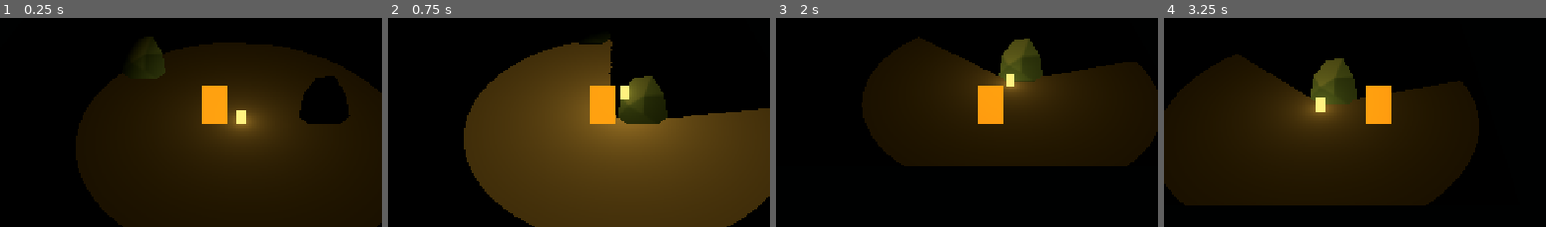
Above: before the commit, frames 1-4 (left to right).
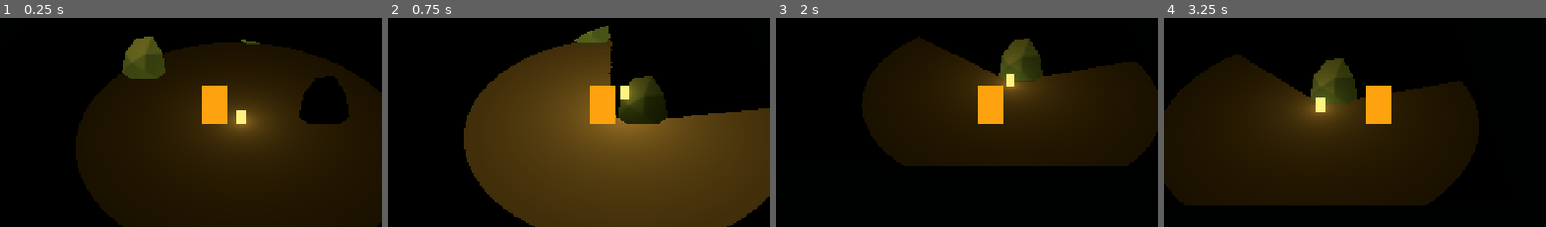
Above: after the commit, the same moments.

Repository: martindzejky/ld60
Game: Godot game, scene res://scenes/main.tscn
Two runs of this game, one before a commit and one after it. Both use one fixed random seed, a clock stepped at 60 frames per second and the inputs below.
Inputs:
- Up to frame 1 (0.25 s): no input
- Up to frame 2 (0.75 s): tap Enter at 0.5 s; hold D (move_right) from 0.53 s (still down); hold Shift (dash) from 0.53 s (still down)
- Up to frame 3 (2 s): tap Space at 1.25 s; release D (move_right) at 1.28 s; release Shift (dash) at 1.28 s; hold S (move_down) from 1.28 s (still down); tap E (interact) at 1.35 s
- Up to frame 4 (3.25 s): release S (move_down) at 2.03 s; hold D (move_right) 2.03-2.78 s; hold Shift (dash) 2.03-2.78 s; hold W (move_up) from 2.78 s (still down); tap E (interact) at 2.85 s
The pictures show only the part of the screen within x 22-72%, y 25-74%; the shares and areas given below are measured in that part.

The runs differ from the first frame. In frame 1, 1.6% of the frame differs, in the area x 31-69%, y 8-30%; in frame 2, 0.5%; in frame 3, less than 0.1%; in frame 4, less than 0.1%.

Commit message:
Hard edged sprite lighting

Diff:
--- a/objects/player.tscn
+++ b/objects/player.tscn
@@ -2,6 +2,7 @@
 
 [ext_resource type="Script" uid="uid://cwsar4g8vkhkt" path="res://scripts/player.gd" id="1"]
 [ext_resource type="Script" path="res://scripts/camera_facing.gd" id="2"]
+[ext_resource type="Shader" path="res://shaders/sprite_lighting.gdshader" id="3"]
 
 [sub_resource type="CapsuleShape3D" id="shape"]
 radius = 0.3
@@ -14,16 +15,10 @@
 gradient = SubResource("color")
 height = 96
 
-[sub_resource type="StandardMaterial3D" id="material"]
-transparency = 2
-cull_mode = 2
-vertex_color_use_as_albedo = true
-albedo_texture = SubResource("texture")
-diffuse_mode = 1
-specular_mode = 2
-disable_receive_shadows = true
-backlight_enabled = true
-backlight = Color(1, 1, 1, 1)
+[sub_resource type="ShaderMaterial" id="material"]
+shader = ExtResource("3")
+shader_parameter/sprite_texture = SubResource("texture")
+shader_parameter/omnidirectional = true
 
 [node name="player" type="CharacterBody3D" unique_id=1376385991]
 motion_mode = 1
--- a/objects/rock.tscn
+++ b/objects/rock.tscn
@@ -1,19 +1,16 @@
 [gd_scene format=3 uid="uid://cy7uujhk8pe7"]
 
 [ext_resource type="Texture2D" uid="uid://ti7aemh80hn7" path="res://sprites/rock.svg" id="1"]
+[ext_resource type="Shader" path="res://shaders/sprite_lighting.gdshader" id="2"]
 
 [sub_resource type="CylinderShape3D" id="shape"]
 height = 1.0
 radius = 0.65
 
-[sub_resource type="StandardMaterial3D" id="material"]
-transparency = 2
-cull_mode = 2
-vertex_color_use_as_albedo = true
-albedo_texture = ExtResource("1")
-specular_mode = 2
-billboard_mode = 1
-disable_receive_shadows = true
+[sub_resource type="ShaderMaterial" id="material"]
+shader = ExtResource("2")
+shader_parameter/sprite_texture = ExtResource("1")
+shader_parameter/billboard = true
 
 [node name="rock" type="StaticBody3D" unique_id=1412215497]
 
--- /dev/null
+++ b/shaders/sprite_lighting.gdshader
@@ -0,0 +1,28 @@
+shader_type spatial;
+render_mode cull_disabled, specular_disabled, shadows_disabled;
+
+uniform sampler2D sprite_texture : source_color;
+uniform bool billboard = false;
+uniform bool omnidirectional = false;
+
+void vertex() {
+  if (billboard) {
+    MODELVIEW_MATRIX = VIEW_MATRIX * mat4(
+      MAIN_CAM_INV_VIEW_MATRIX[0], MAIN_CAM_INV_VIEW_MATRIX[1],
+      MAIN_CAM_INV_VIEW_MATRIX[2], MODEL_MATRIX[3]);
+    MODELVIEW_NORMAL_MATRIX = mat3(MODELVIEW_MATRIX);
+  }
+}
+
+void fragment() {
+  vec4 color = texture(sprite_texture, UV) * COLOR;
+  ALBEDO = color.rgb;
+  ALPHA = color.a;
+  ALPHA_SCISSOR_THRESHOLD = 0.5;
+}
+
+void light() {
+  float lit = step(0.001, ATTENUATION);
+  float facing = omnidirectional ? 1.0 : max(dot(NORMAL, LIGHT), 0.0);
+  DIFFUSE_LIGHT += facing * lit * LIGHT_COLOR / PI;
+}
Not shown, added: shaders/sprite_lighting.gdshader.uid
